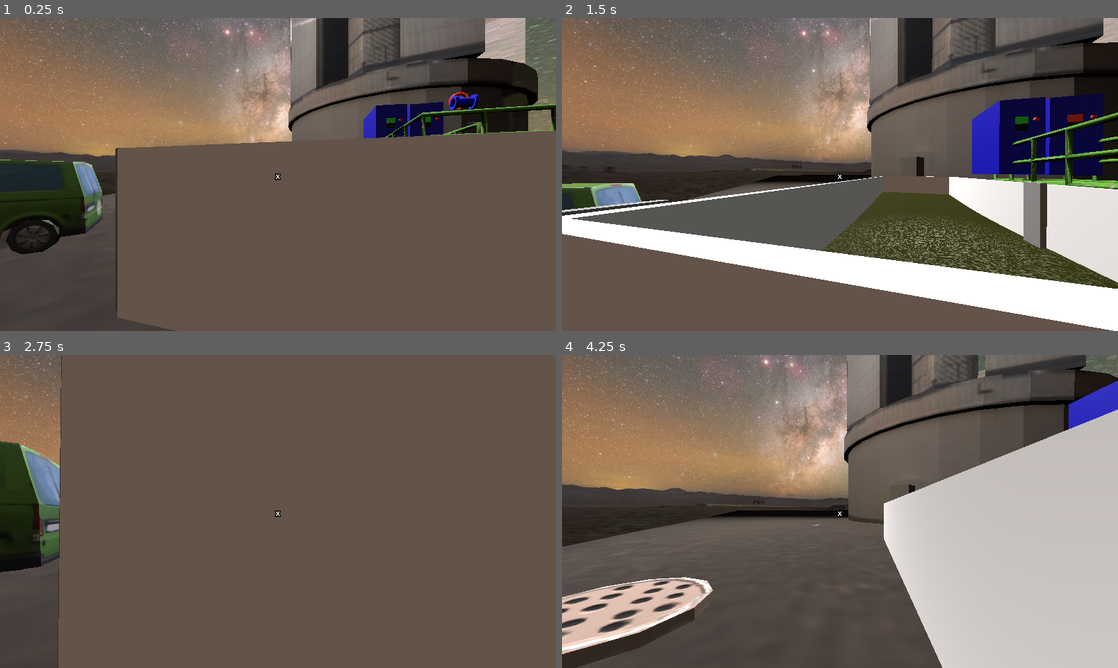
Above: before the commit, frames 1-4 (two rows, left to right).
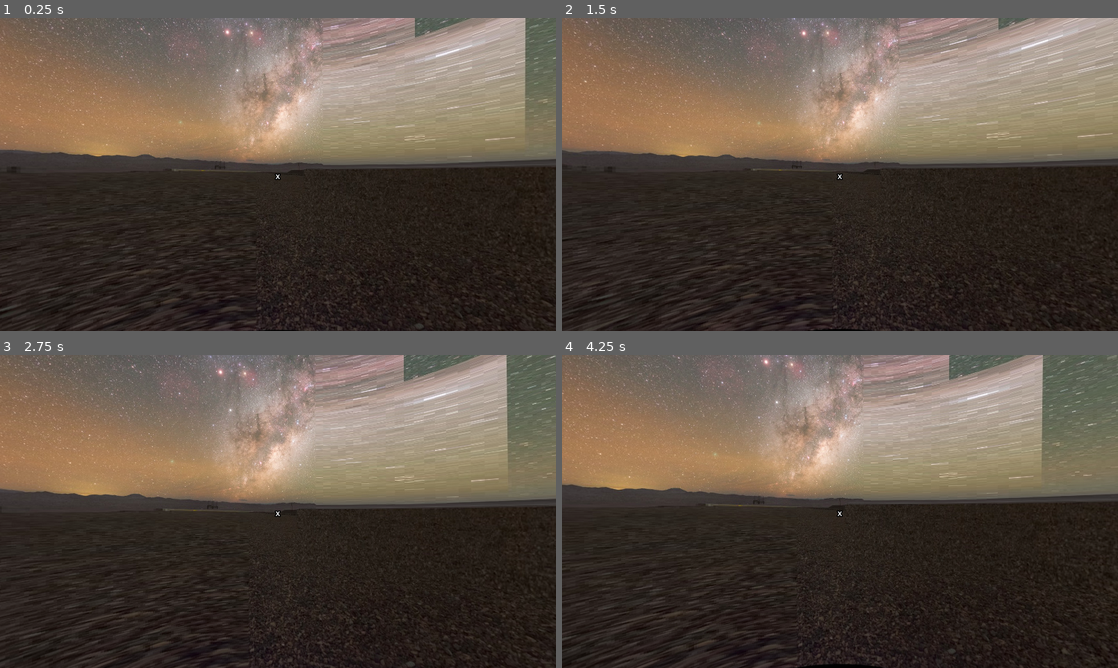
Above: after the commit, the same moments.

Repository: simancas-es/demo-godot-vr
Game: Godot game, scene res://XR/zones_xr/zone_xr_sample_basin.tscn
Same seed, same stepped clock (60 frames per second), same inputs: the game is played once before the commit and once after it. This scene is started directly instead of the project's main scene.
Inputs (mouse positions are in pixels of both pictures, inside the frame that each line leads up to):
- Up to frame 1 (0.25 s): no input
- Up to frame 2 (1.5 s): tap Enter at 0.5 s; move the mouse to (867, 174) at 0.52 s; hold W (up) from 0.53 s (still down); tap E (interact) at 0.6 s; click (867, 174) at 0.67 s; tap Space (movement_space) at 1.25 s; move the mouse to (812, 174) at 1.27 s; tap P (change_panorama) at 1.35 s
- Up to frame 3 (2.75 s): keep holding W (up); tap E (interact) at 1.55, 2.3 s; move the mouse to (289, 505) at 2.02 s; hold Ctrl (crouch) from 2.03 s (still down)
- Up to frame 4 (4.25 s): keep holding W (up); move the mouse to (834, 517) at 2.77 s; release Ctrl (crouch) at 2.78 s; tap V (deselect) at 2.85 s; click (834, 517) at 2.92 s; tap E (interact) at 3.05, 3.8 s; move the mouse to (878, 514) at 3.52 s; click (878, 514) at 3.6 s

The runs differ from the first frame. In frame 1, 68% of the frame differs, in the area x 0-100%, y 0-100%; in frame 2, 67%; in frame 3, 89%; in frame 4, 68%.
Error in both runs: Invalid access to property or key 'control_pad_hand' on a base object of type 'Nil'. (res://XR/scenes/interactables/control_pad/control_pad.gd:61)

Commit message:
XR: Task Q_DEMO_AERATOR implemented

Diff:
--- a/XR/zones_xr/zone_xr_sample_basin.tscn
+++ b/XR/zones_xr/zone_xr_sample_basin.tscn
@@ -16,128 +16,129 @@
 [ext_resource type="PackedScene" uid="uid://b3otd4yyygom7" path="res://assets/inventory_objects/demo_aerator/aerator_head.gltf" id="14_yyg01"]
 [ext_resource type="PackedScene" uid="uid://cp56rklbq8lqf" path="res://XR/scenes/interactables/snap_interaction.tscn" id="15_0oekp"]
 [ext_resource type="Script" uid="uid://btflngrpj3umg" path="res://XR/zones_xr/zone_xr_sample_basin/logic_xr_door.gd" id="16_yyg01"]
-
-[sub_resource type="AnimationNodeAnimation" id="AnimationNodeAnimation_yyg01"]
-animation = &"Grip"
+[ext_resource type="Script" uid="uid://ddpxuupqkou2m" path="res://XR/zones_xr/zone_xr_sample_basin/logic_xr_diffuser_interaction.gd" id="17_xo6c6"]
 
 [sub_resource type="AnimationNodeAnimation" id="AnimationNodeAnimation_xo6c6"]
 animation = &"Grip"
 
-[sub_resource type="AnimationNodeBlend2" id="AnimationNodeBlend2_wlig4"]
+[sub_resource type="AnimationNodeAnimation" id="AnimationNodeAnimation_wlig4"]
+animation = &"Grip"
+
+[sub_resource type="AnimationNodeBlend2" id="AnimationNodeBlend2_fwqiu"]
 filter_enabled = true
 filters = ["Armature/Skeleton3D:Little_Distal_L", "Armature/Skeleton3D:Little_Intermediate_L", "Armature/Skeleton3D:Lit …(932 unchanged characters)…
 
-[sub_resource type="AnimationNodeAnimation" id="AnimationNodeAnimation_fwqiu"]
+[sub_resource type="AnimationNodeAnimation" id="AnimationNodeAnimation_jgccy"]
 animation = &"Grip 5"
 
-[sub_resource type="AnimationNodeBlend2" id="AnimationNodeBlend2_jgccy"]
+[sub_resource type="AnimationNodeBlend2" id="AnimationNodeBlend2_qoo6q"]
 filter_enabled = true
 filters = ["Armature/Skeleton3D:Index_Distal_L", "Armature/Skeleton3D:Index_Intermediate_L", "Armature/Skeleton3D:Index_Metacarpal_L", "Armature/Skeleton3D:Index_Proximal_L", "Armature/Skeleton:Index_Distal_L", "Armature/Skeleton:Index_Intermediate_L", "Armature/Skeleton:Index_Proximal_L"]
 
-[sub_resource type="AnimationNodeBlendTree" id="AnimationNodeBlendTree_qoo6q"]
+[sub_resource type="AnimationNodeBlendTree" id="AnimationNodeBlendTree_en5gk"]
 graph_offset = Vector2(-536, 11)
-nodes/ClosedHand1/node = SubResource("AnimationNodeAnimation_yyg01")
+nodes/ClosedHand1/node = SubResource("AnimationNodeAnimation_xo6c6")
 nodes/ClosedHand1/position = Vector2(-600, 300)
-nodes/ClosedHand2/node = SubResource("AnimationNodeAnimation_xo6c6")
+nodes/ClosedHand2/node = SubResource("AnimationNodeAnimation_wlig4")
 nodes/ClosedHand2/position = Vector2(-360, 300)
-nodes/Grip/node = SubResource("AnimationNodeBlend2_wlig4")
+nodes/Grip/node = SubResource("AnimationNodeBlend2_fwqiu")
 nodes/Grip/position = Vector2(0, 20)
-nodes/OpenHand/node = SubResource("AnimationNodeAnimation_fwqiu")
+nodes/OpenHand/node = SubResource("AnimationNodeAnimation_jgccy")
 nodes/OpenHand/position = Vector2(-600, 100)
-nodes/Trigger/node = SubResource("AnimationNodeBlend2_jgccy")
+nodes/Trigger/node = SubResource("AnimationNodeBlend2_qoo6q")
 nodes/Trigger/position = Vector2(-360, 20)
 node_connections = [&"output", 0, &"Grip", &"Grip", 0, &"Trigger", &"Grip", 1, &"ClosedHand2", &"Trigger", 0, &"OpenHand", &"Trigger", 1, &"ClosedHand1"]
 
-[sub_resource type="AnimationNodeAnimation" id="AnimationNodeAnimation_en5gk"]
-animation = &"Grip"
-
 [sub_resource type="AnimationNodeAnimation" id="AnimationNodeAnimation_l0wje"]
 animation = &"Grip"
 
-[sub_resource type="AnimationNodeBlend2" id="AnimationNodeBlend2_ybwrk"]
+[sub_resource type="AnimationNodeAnimation" id="AnimationNodeAnimation_ybwrk"]
+animation = &"Grip"
+
+[sub_resource type="AnimationNodeBlend2" id="AnimationNodeBlend2_qymyc"]
 filter_enabled = true
 filters = ["Armature/Skeleton3D:Little_Distal_L", "Armature/Skeleton3D:Little_Intermediate_L", "Armature/Skeleton3D:Lit …(932 unchanged characters)…
 
-[sub_resource type="AnimationNodeAnimation" id="AnimationNodeAnimation_qymyc"]
+[sub_resource type="AnimationNodeAnimation" id="AnimationNodeAnimation_k5rmt"]
 animation = &"Grip 5"
 
-[sub_resource type="AnimationNodeBlend2" id="AnimationNodeBlend2_k5rmt"]
+[sub_resource type="AnimationNodeBlend2" id="AnimationNodeBlend2_4dwdd"]
 filter_enabled = true
 filters = ["Armature/Skeleton3D:Index_Distal_L", "Armature/Skeleton3D:Index_Intermediate_L", "Armature/Skeleton3D:Index_Metacarpal_L", "Armature/Skeleton3D:Index_Proximal_L", "Armature/Skeleton:Index_Distal_L", "Armature/Skeleton:Index_Intermediate_L", "Armature/Skeleton:Index_Proximal_L"]
 
-[sub_resource type="AnimationNodeBlendTree" id="AnimationNodeBlendTree_4dwdd"]
+[sub_resource type="AnimationNodeBlendTree" id="AnimationNodeBlendTree_cmrvy"]
 graph_offset = Vector2(-536, 11)
-nodes/ClosedHand1/node = SubResource("AnimationNodeAnimation_en5gk")
+nodes/ClosedHand1/node = SubResource("AnimationNodeAnimation_l0wje")
 nodes/ClosedHand1/position = Vector2(-600, 300)
-nodes/ClosedHand2/node = SubResource("AnimationNodeAnimation_l0wje")
+nodes/ClosedHand2/node = SubResource("AnimationNodeAnimation_ybwrk")
 nodes/ClosedHand2/position = Vector2(-360, 300)
-nodes/Grip/node = SubResource("AnimationNodeBlend2_ybwrk")
+nodes/Grip/node = SubResource("AnimationNodeBlend2_qymyc")
 nodes/Grip/position = Vector2(0, 20)
-nodes/OpenHand/node = SubResource("AnimationNodeAnimation_qymyc")
+nodes/OpenHand/node = SubResource("AnimationNodeAnimation_k5rmt")
 nodes/OpenHand/position = Vector2(-600, 100)
-nodes/Trigger/node = SubResource("AnimationNodeBlend2_k5rmt")
+nodes/Trigger/node = SubResource("AnimationNodeBlend2_4dwdd")
 nodes/Trigger/position = Vector2(-360, 20)
 node_connections = [&"output", 0, &"Grip", &"Grip", 0, &"Trigger", &"Grip", 1, &"ClosedHand2", &"Trigger", 0, &"OpenHand", &"Trigger", 1, &"ClosedHand1"]
 
-[sub_resource type="AnimationNodeAnimation" id="AnimationNodeAnimation_cmrvy"]
-animation = &"Grip"
-
 [sub_resource type="AnimationNodeAnimation" id="AnimationNodeAnimation_8ygd4"]
 animation = &"Grip"
 
-[sub_resource type="AnimationNodeBlend2" id="AnimationNodeBlend2_ai451"]
+[sub_resource type="AnimationNodeAnimation" id="AnimationNodeAnimation_ai451"]
+animation = &"Grip"
+
+[sub_resource type="AnimationNodeBlend2" id="AnimationNodeBlend2_ssy1h"]
 filter_enabled = true
 filters = ["Armature/Skeleton3D:Little_Distal_R", "Armature/Skeleton3D:Little_Intermediate_R", "Armature/Skeleton3D:Lit …(932 unchanged characters)…
 
-[sub_resource type="AnimationNodeAnimation" id="AnimationNodeAnimation_ssy1h"]
+[sub_resource type="AnimationNodeAnimation" id="AnimationNodeAnimation_k7lsq"]
 animation = &"Grip 5"
 
-[sub_resource type="AnimationNodeBlend2" id="AnimationNodeBlend2_k7lsq"]
+[sub_resource type="AnimationNodeBlend2" id="AnimationNodeBlend2_iu3np"]
 filter_enabled = true
 filters = ["Armature/Skeleton3D:Index_Distal_R", "Armature/Skeleton3D:Index_Intermediate_R", "Armature/Skeleton3D:Index_Metacarpal_R", "Armature/Skeleton3D:Index_Proximal_R", "Armature/Skeleton:Index_Distal_R", "Armature/Skeleton:Index_Intermediate_R", "Armature/Skeleton:Index_Proximal_R"]
 
-[sub_resource type="AnimationNodeBlendTree" id="AnimationNodeBlendTree_iu3np"]
+[sub_resource type="AnimationNodeBlendTree" id="AnimationNodeBlendTree_w2fam"]
 graph_offset = Vector2(-552.664, 107.301)
-nodes/ClosedHand1/node = SubResource("AnimationNodeAnimation_cmrvy")
+nodes/ClosedHand1/node = SubResource("AnimationNodeAnimation_8ygd4")
 nodes/ClosedHand1/position = Vector2(-600, 300)
-nodes/ClosedHand2/node = SubResource("AnimationNodeAnimation_8ygd4")
+nodes/ClosedHand2/node = SubResource("AnimationNodeAnimation_ai451")
 nodes/ClosedHand2/position = Vector2(-360, 300)
-nodes/Grip/node = SubResource("AnimationNodeBlend2_ai451")
+nodes/Grip/node = SubResource("AnimationNodeBlend2_ssy1h")
 nodes/Grip/position = Vector2(0, 40)
-nodes/OpenHand/node = SubResource("AnimationNodeAnimation_ssy1h")
+nodes/OpenHand/node = SubResource("AnimationNodeAnimation_k7lsq")
 nodes/OpenHand/position = Vector2(-600, 100)
-nodes/Trigger/node = SubResource("AnimationNodeBlend2_k7lsq")
+nodes/Trigger/node = SubResource("AnimationNodeBlend2_iu3np")
 nodes/Trigger/position = Vector2(-360, 40)
 node_connections = [&"output", 0, &"Grip", &"Grip", 0, &"Trigger", &"Grip", 1, &"ClosedHand2", &"Trigger", 0, &"OpenHand", &"Trigger", 1, &"ClosedHand1"]
 
-[sub_resource type="AnimationNodeAnimation" id="AnimationNodeAnimation_w2fam"]
-animation = &"Grip"
-
 [sub_resource type="AnimationNodeAnimation" id="AnimationNodeAnimation_hg2ky"]
 animation = &"Grip"
 
-[sub_resource type="AnimationNodeBlend2" id="AnimationNodeBlend2_wjwrw"]
+[sub_resource type="AnimationNodeAnimation" id="AnimationNodeAnimation_wjwrw"]
+animation = &"Grip"
+
+[sub_resource type="AnimationNodeBlend2" id="AnimationNodeBlend2_hwefv"]
 filter_enabled = true
 filters = ["Armature/Skeleton3D:Little_Distal_R", "Armature/Skeleton3D:Little_Intermediate_R", "Armature/Skeleton3D:Lit …(932 unchanged characters)…
 
-[sub_resource type="AnimationNodeAnimation" id="AnimationNodeAnimation_hwefv"]
+[sub_resource type="AnimationNodeAnimation" id="AnimationNodeAnimation_55kdo"]
 animation = &"Grip 5"
 
-[sub_resource type="AnimationNodeBlend2" id="AnimationNodeBlend2_55kdo"]
+[sub_resource type="AnimationNodeBlend2" id="AnimationNodeBlend2_pbukp"]
 filter_enabled = true
 filters = ["Armature/Skeleton3D:Index_Distal_R", "Armature/Skeleton3D:Index_Intermediate_R", "Armature/Skeleton3D:Index_Metacarpal_R", "Armature/Skeleton3D:Index_Proximal_R", "Armature/Skeleton:Index_Distal_R", "Armature/Skeleton:Index_Intermediate_R", "Armature/Skeleton:Index_Proximal_R"]
 
-[sub_resource type="AnimationNodeBlendTree" id="AnimationNodeBlendTree_pbukp"]
+[sub_resource type="AnimationNodeBlendTree" id="AnimationNodeBlendTree_w01w5"]
 graph_offset = Vector2(-552.664, 107.301)
-nodes/ClosedHand1/node = SubResource("AnimationNodeAnimation_w2fam")
+nodes/ClosedHand1/node = SubResource("AnimationNodeAnimation_hg2ky")
 nodes/ClosedHand1/position = Vector2(-600, 300)
-nodes/ClosedHand2/node = SubResource("AnimationNodeAnimation_hg2ky")
+nodes/ClosedHand2/node = SubResource("AnimationNodeAnimation_wjwrw")
 nodes/ClosedHand2/position = Vector2(-360, 300)
-nodes/Grip/node = SubResource("AnimationNodeBlend2_wjwrw")
+nodes/Grip/node = SubResource("AnimationNodeBlend2_hwefv")
 nodes/Grip/position = Vector2(0, 40)
-nodes/OpenHand/node = SubResource("AnimationNodeAnimation_hwefv")
+nodes/OpenHand/node = SubResource("AnimationNodeAnimation_55kdo")
 nodes/OpenHand/position = Vector2(-600, 100)
-nodes/Trigger/node = SubResource("AnimationNodeBlend2_55kdo")
+nodes/Trigger/node = SubResource("AnimationNodeBlend2_pbukp")
 nodes/Trigger/position = Vector2(-360, 40)
 node_connections = [&"output", 0, &"Grip", &"Grip", 0, &"Trigger", &"Grip", 1, &"ClosedHand2", &"Trigger", 0, &"OpenHand", &"Trigger", 1, &"ClosedHand1"]
 
@@ -281,9 +282,14 @@
 transform = Transform3D(1, 0, 0, 0, 1, 0, 0, 0, 1, 0, -0.66619873, 0)
 shape = SubResource("BoxShape3D_w01w5")
 
-[node name="snap_interaction_diffusers" parent="XRPickables" instance=ExtResource("15_0oekp")]
+[node name="snap_interaction_diffusers" parent="XRPickables" node_paths=PackedStringArray("show_model") instance=ExtResource("15_0oekp")]
 transform = Transform3D(1, 0, 0, 0, 1, 0, 0, 0, 1, -1.3518271, 0.35427284, -12.55136)
 item_id = 2
+show_model = NodePath("../..")
+
+[node name="LogicXRDiffuserInteraction" type="Node" parent="XRPickables/snap_interaction_diffusers" node_paths=PackedStringArray("basesystem")]
+script = ExtResource("17_xo6c6")
+basesystem = NodePath("../../..")
 
 [editable path="ZoneObservatorio"]
 [editable path="ZoneObservatorio/DemoConcreteBasin"]
--- /dev/null
+++ b/XR/zones_xr/zone_xr_sample_basin/logic_xr_diffuser_interaction.gd
@@ -0,0 +1,18 @@
+extends Node
+#Snap quest for parent
+
+@export var basesystem : Node3D = null
+
+const SnapInteraction = preload("uid://bjh03qtuyod2f")
+const Controller = preload("uid://cbkd2d8p88nn2") #aerator_quest_controller.gd
+@onready var questcontroller : Controller = basesystem.get_node("ZoneObservatorio/DemoConcreteBasin/AeratorQuestController")
+
+
+func _ready() -> void:
+	var p : SnapInteraction = get_parent()
+	p.correct_item_snapped.connect(on_snap_repair)
+	pass
+
+func on_snap_repair() -> void:
+	questcontroller._on_quest_complete()
+	pass
Not shown: 2 places in XR/zones_xr/zone_xr_sample_basin.tscn that only renumber resources
Not shown, added: XR/zones_xr/zone_xr_sample_basin/logic_xr_diffuser_interaction.gd.uid
